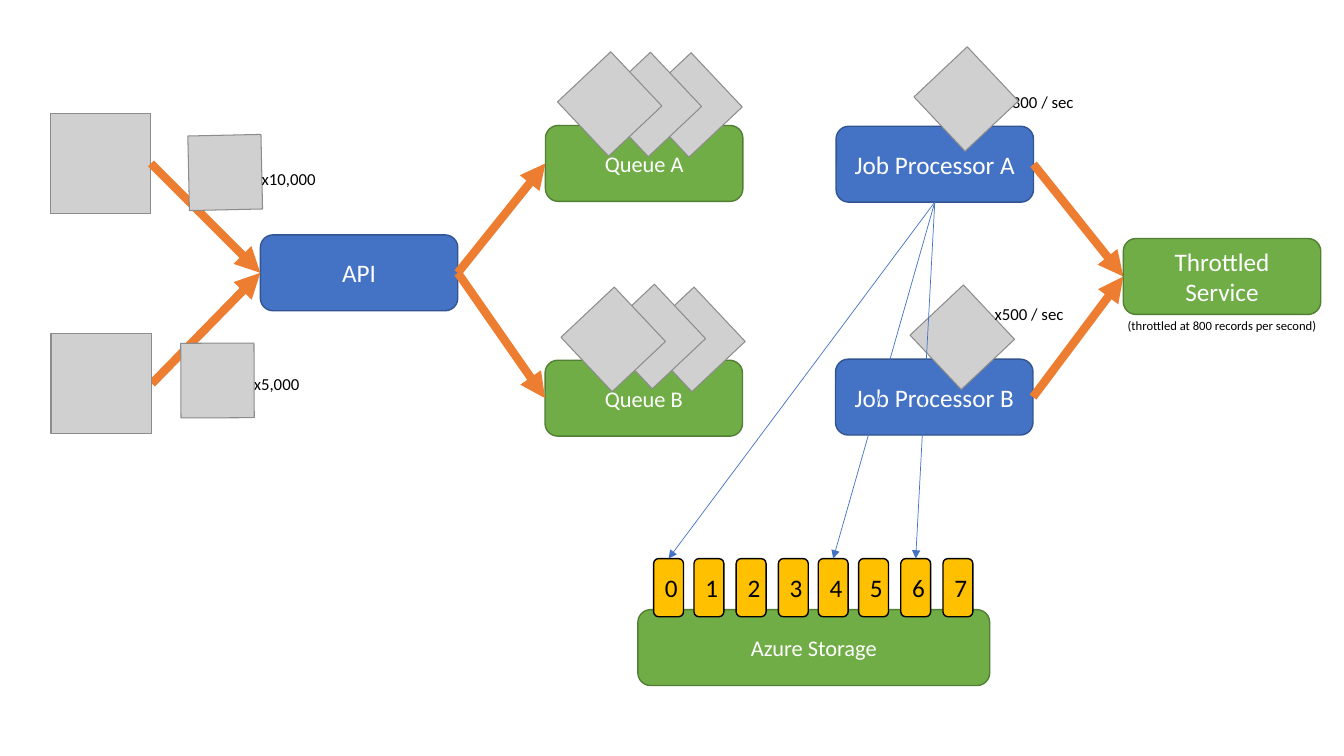
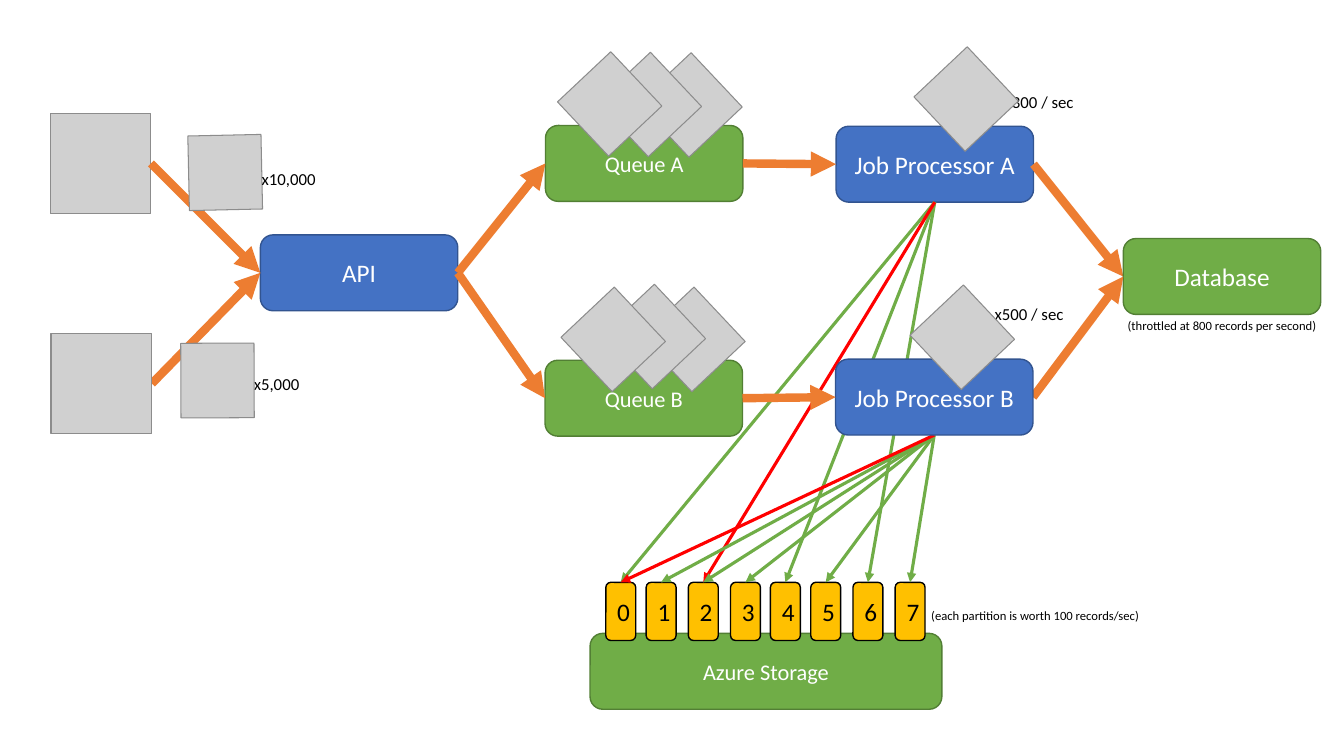
Before and after one commit to plasne/rate-limiting-pattern, a slide deck: slide 1 of diagrams.pptx. Drawn at 1344x756 pixels with LibreOffice and Linux fonts; fonts in the diff are those of the drawing; grey boxes stand for pictures. Boxes give left, top, right and bottom in pixels: in the first picture for what was removed or moved away, otherwise in the second. Text is boxed around its words. In the diff, an @@ line names an element or a change of style, - is before the commit and + after.

Commit message:
updated diagrams

```diff
--- a/diagrams.pptx
+++ b/diagrams.pptx
@@ arrow added from (743, 163) to (836, 164), #ED7D31 6 pt @@
@@ arrow moved from (935, 203) - (668, 559) to (935, 203) - (621, 583) @@
@@ arrow (935, 203) - (621, 583): stroke #4472C4 0.5 pt to #70AD47 2.25 pt @@
@@ arrow added from (935, 203) to (704, 583), #FF0000 2.25 pt @@
@@ arrow moved from (935, 203) - (834, 559) to (935, 203) - (785, 583) @@
@@ arrow (935, 203) - (785, 583): stroke #4472C4 0.5 pt to #70AD47 2.25 pt @@
@@ arrow moved from (935, 203) - (915, 559) to (935, 203) - (868, 583) @@
@@ arrow (935, 203) - (868, 583): stroke #4472C4 0.5 pt to #70AD47 2.25 pt @@
@@ text in rounded rectangle at [1174, 268, 1269, 286]: text changed @@
-Throttled Service
+Database
@@ arrow added from (743, 398) to (836, 397), #ED7D31 6 pt @@
@@ arrow added from (935, 436) to (621, 583), #FF0000 2.25 pt @@
@@ arrow added from (935, 436) to (661, 583), #70AD47 2.25 pt @@
@@ arrow added from (935, 436) to (704, 583), #70AD47 2.25 pt @@
@@ arrow added from (935, 436) to (746, 583), #70AD47 2.25 pt @@
@@ arrow added from (935, 436) to (826, 583), #70AD47 2.25 pt @@
@@ arrow added from (935, 436) to (910, 583), #70AD47 2.25 pt @@
@@ 3 rounded rectangles: place and size @@
-3 rounded rectangles at [653, 559, 809, 617]
+3 rounded rectangles at [606, 583, 761, 641]
@@ 6 rounded rectangles: place and size @@
-6 rounded rectangles at [638, 559, 990, 686]
+6 rounded rectangles at [590, 583, 942, 709]
@@ text added at [931, 611, 1139, 622], 9 pt, text #000000 @@
+(each partition is worth 100 records/sec)
```
